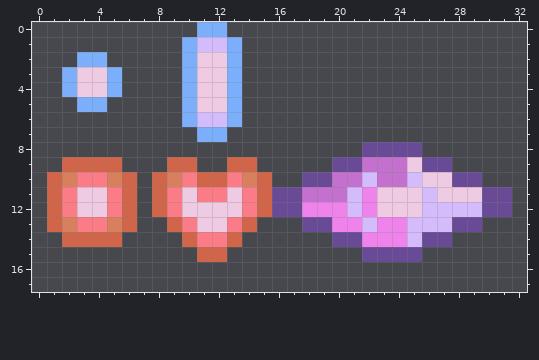
Two versions of one pixel-art file, assets/textures/bullets/bullets.aseprite. That is the earlier state.
96x96 pixels, 1 frame. Shown: x 0..32, y 0..17.
Once edited:
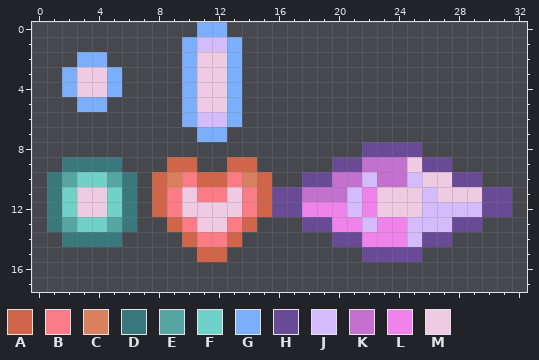
Palette (. is transparent): A #d06549  B #fb7c86  C #d87f5d  D #39797e  E #55a5a3  F #70d1c9  G #7baffb  H #694a97  J #d4bcfc  K #c370cf  L #f083eb  M #efcbe3
What changed:
Colour A gives way to colour D in row 9 at x 2 to 5; in rows 10 to 13 at x 1 and 6; in row 14 at x 2 to 5.
Colour C gives way to colour E in row 10 at x 2 and 5; in row 13 at x 2 and 5.
Colour B gives way to colour F in row 10 at x 3 to 4; in rows 11 to 12 at x 2 and 5; in row 13 at x 3 to 4.
Pixel boxes of the changes (left, top, right, bottom) in both pictures:
changed: (47, 157, 137, 247)
